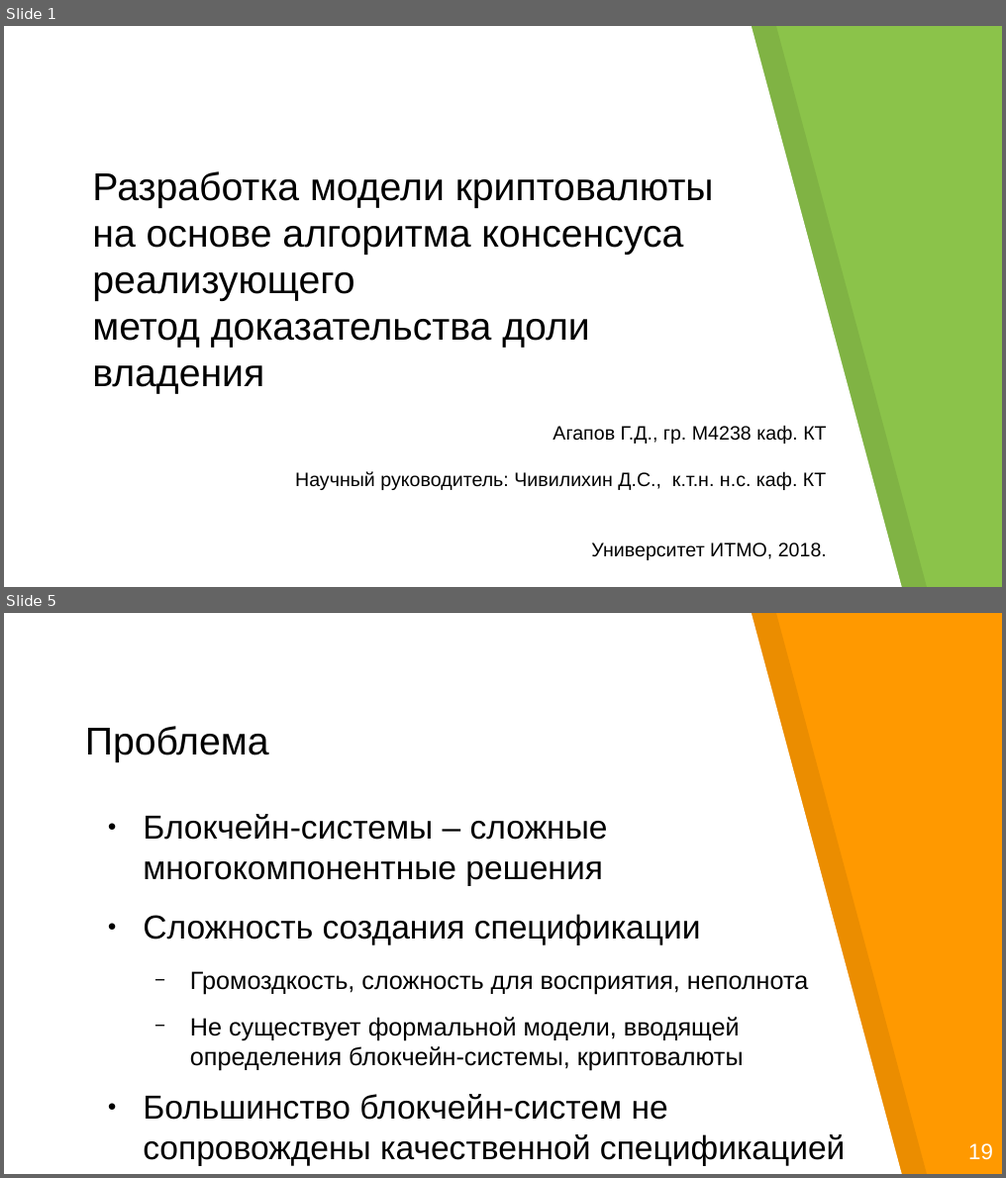
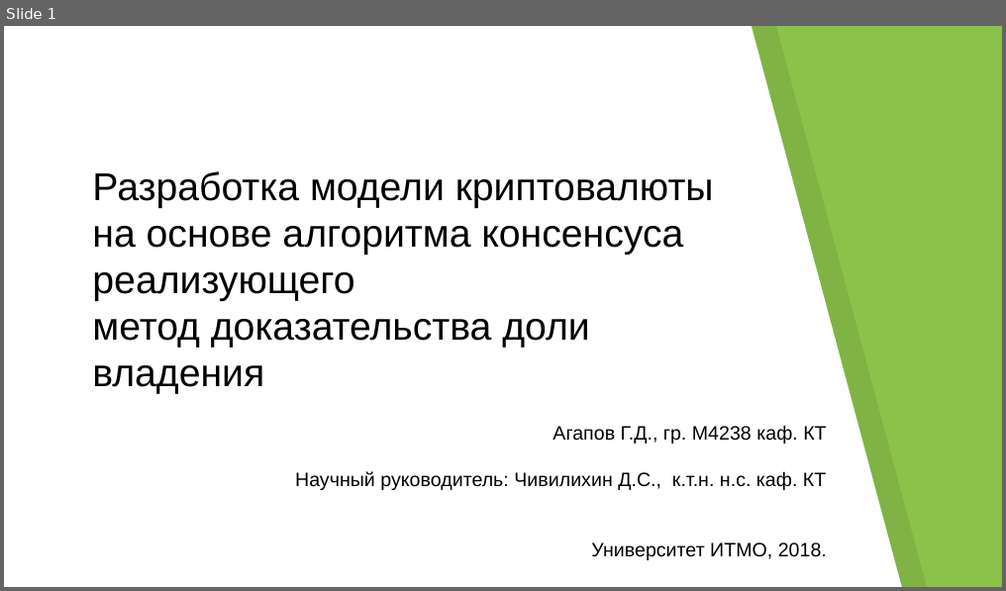
Before and after one commit to georgeee/itmo-master-thesis, a slide deck: presentation.odp. Shown one above the other, each under a label of ours: slides 1 and 5 before the commit, slide 1 after it; the slides between them are not shown. The pictures are 1006x1178 and 1006x591 pixels, drawn with LibreOffice and Linux fonts; fonts in the diff are those of the drawing. Boxes give left, top, right and bottom in pixels: in the first picture for what was removed or moved away, otherwise in the second. Text is boxed around its words. In the diff, an @@ line names an element or a change of style, - is before the commit and + after.

```diff
--- a/presentation.odp
+++ b/presentation.odp
@@ slide 5 removed at <box>4,613,1002,1174</box>, background #FF9900; not listed: 2 template elements that a slide beside it also shows @@
@@ title removed at <box>85,726,269,762</box> @@
-Проблема
@@ text removed at <box>143,814,846,1166</box> @@
-● Блокчейн-системы – сложные многокомпонентные решения
-● Сложность создания спецификации
-  − Громоздкость, сложность для восприятия, неполнота
-  − Не существует формальной модели, вводящей определения блокчейн-системы, криптовалюты
-● Большинство блокчейн-систем не сопровождены качественной спецификацией
@@ page number removed at <box>836,1142,847,1159</box> @@
-5 /
@@ text removed at <box>968,1144,993,1160</box> @@
-19
```
Also in this commit, not shown: 9 slides changed, 6 slides added, 8 other slides removed, 6 other files.
